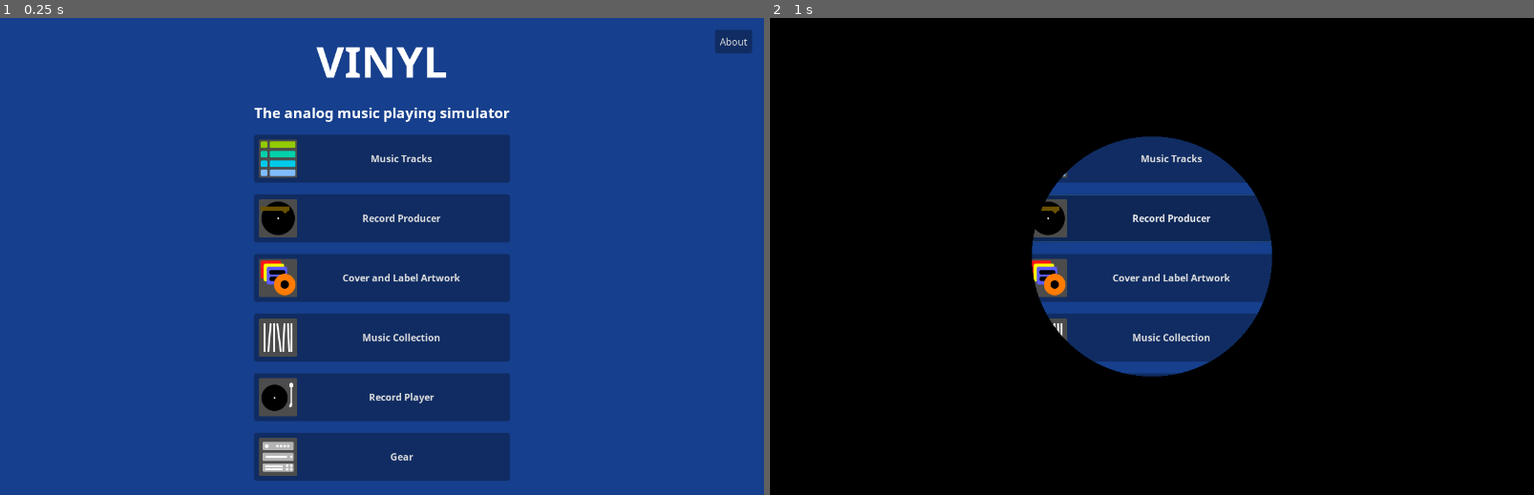
Above: before the commit, frames 1-2 (left to right).
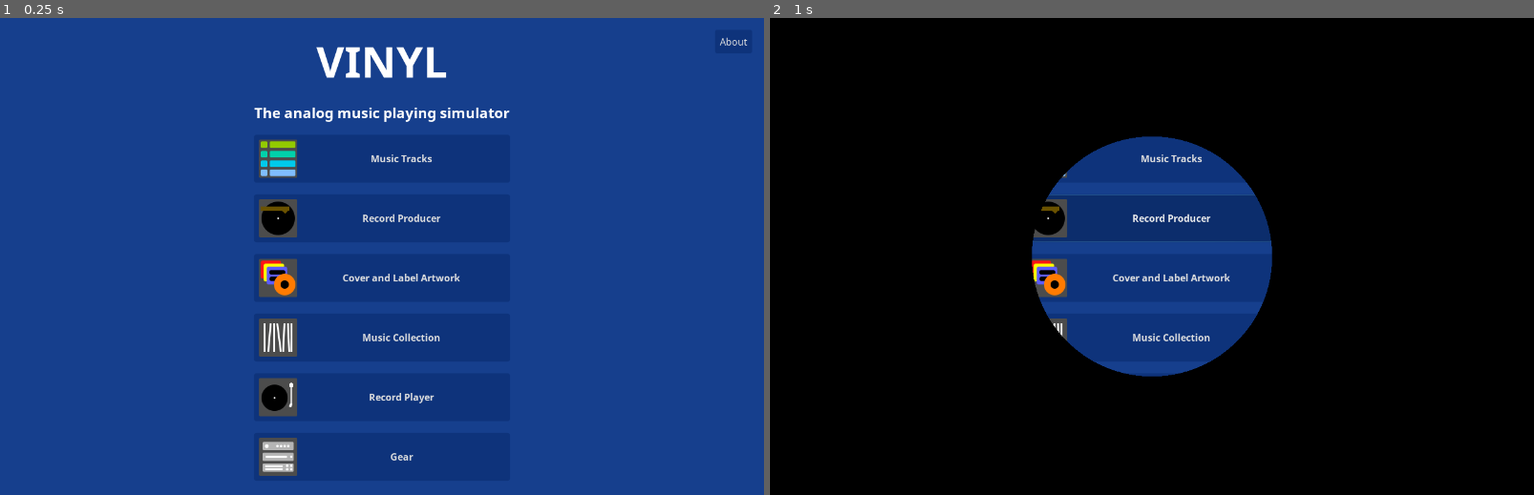
Above: after the commit, the same moments.

Repository: andrew-wilkes/vinyl
Game: Godot game, scene res://scenes/Main.tscn
The game is run twice, just before and just after one commit, with the same random seed, the same clock (stepped at 60 frames per second) and the same inputs.
Inputs:
- Up to frame 1 (0.25 s): no input
- Up to frame 2 (1 s): click "Record Producer" at 0.5 s

The runs differ from the first frame. In frame 1, 17% of the frame differs, in the area x 33-99%, y 2-97%; in frame 2, 6.1%.

Commit message:
Improve polish

Diff:
--- a/src/classes/settings.gd
+++ b/src/classes/settings.gd
@@ -9,12 +9,12 @@
 export var last_dir = ""
 export var last_image_dir = ""
 export var last_font_dir = ""
-export var volume = 8.0
+export var volume = 4.0
 export var bg_images = [null, null]
 export var deck_color = Color(0x003bb7ff)
 export var cart_color = Color(0xd79802ff)
 export var bg_color = Color(0x17408eff)
-export var fg_color = Color(0x12326eff)
+export var fg_color = Color(0x12419bff)
 export var bg_color_3d = [Color(0x434343ff), Color(0x434343ff)]
 export var bg_modes = [0, 0]
 export var bg_brightness = [50.0, 50.0]
--- a/src/global.gd
+++ b/src/global.gd
@@ -23,9 +23,9 @@
 
 
 func set_panel_color(theme):
-	theme.get_stylebox("normal", "Button").bg_color = settings.fg_color.darkened(0.1)
-	theme.get_stylebox("pressed", "Button").bg_color = settings.fg_color.darkened(0.3)
-	theme.get_stylebox("hover", "Button").bg_color = settings.fg_color.darkened(0.2)
+	theme.get_stylebox("normal", "Button").bg_color = settings.fg_color.darkened(0.2)
+	theme.get_stylebox("pressed", "Button").bg_color = settings.fg_color.darkened(0.4)
+	theme.get_stylebox("hover", "Button").bg_color = settings.fg_color.darkened(0.3)
 	theme.get_stylebox("disabled", "Button").bg_color = settings.fg_color.lightened(0.2)
 	theme.get_stylebox("panel", "PanelContainer").bg_color = settings.fg_color.lightened(0.1)
 	theme.get_stylebox("panel", "WindowDialog").border_color = settings.fg_color.lightened(0.2)
--- a/src/scenes/ArtDesigner.gd
+++ b/src/scenes/ArtDesigner.gd
@@ -157,19 +157,25 @@
 	var adjusters = get_node("%Adjusters")
 	adjusters.get_node("Length").editable = el.type in [ArtElement.LINE, ArtElement.ARC, ArtElement.ABROT]
 	adjusters.get_node("Length").value = el.length
-	adjusters.get_node("Size").editable = el.type in [ArtElement.AB, ArtElement.ABROT, ArtElement.BOX, ArtElement.SQR, ArtElement.CIRC, ArtElement.DOT, ArtElement.ARC]
+	set_adjuster_status(adjusters, "Size", el.type in [ArtElement.AB, ArtElement.ABROT, ArtElement.BOX, ArtElement.SQR, ArtElement.CIRC, ArtElement.DOT, ArtElement.ARC])
 	adjusters.get_node("Size").value = el.size
-	adjusters.get_node("Thickness").editable = el.type in [ArtElement.LINE, ArtElement.ARC, ArtElement.BOX, ArtElement.CIRC]
+	set_adjuster_status(adjusters, "Thickness", el.type in [ArtElement.LINE, ArtElement.ARC, ArtElement.BOX, ArtElement.CIRC])
 	adjusters.get_node("Thickness").value = el.thickness
 	adjusters.get_node("H2").value = el.color.h
 	adjusters.get_node("S2").value = el.color.s
 	adjusters.get_node("V2").value = el.color.v
 	adjusters.get_node("A2").value = el.color.a
-	adjusters.get_node("Rot").editable = not el.type in [ArtElement.CIRC, ArtElement.DOT]
+	set_adjuster_status(adjusters, "Rot", not el.type in [ArtElement.CIRC, ArtElement.DOT])
 	adjusters.get_node("Rot").value = el.rotation
 	adjusters.get_node("X").value = el.position.x
 	adjusters.get_node("Y").value = el.position.y
 	update_fill_color()
+
+
+func set_adjuster_status(adjusters, node_name, editable: bool):
+	var node = adjusters.get_node(node_name)
+	node.editable = editable
+	adjusters.get_child(node.get_index() - 1).modulate.a = 1.0 if editable else 0.3
 
 
 func set_fill_adjusters(color):
--- a/src/scenes/ArtDesigner.tscn
+++ b/src/scenes/ArtDesigner.tscn
@@ -635,6 +635,7 @@
 margin_right = 213.0
 margin_bottom = 566.0
 hint_tooltip = "Text"
+max_length = 29
 
 [node name="Sp" type="Control" parent="HB/RHS"]
 margin_top = 570.0
--- a/src/scenes/Info.tscn
+++ b/src/scenes/Info.tscn
@@ -28,12 +28,16 @@
 custom_fonts/bold_font = ExtResource( 1 )
 custom_fonts/normal_font = ExtResource( 2 )
 bbcode_enabled = true
-bbcode_text = "This software was created by [b]Andrew Wilkes[/b]. Development started July 7, 2022. v1.0 (Dec 1, 2022).
+bbcode_text = "This software was created by [b]Andrew Wilkes[/b]. Development started July 7, 2022.
+
+Version: v1.0 (Dec 31, 2022).
 
 If you enjoyed using this software, please consider [url=https://buymeacoffee.com/gdscriptdude]buying me a coffee[/url].
 
 Thanks!"
-text = "This software was created by Andrew Wilkes. Development started July 7, 2022. v1.0 (Dec 1, 2022).
+text = "This software was created by Andrew Wilkes. Development started July 7, 2022.
+
+Version: v1.0 (Dec 31, 2022).
 
 If you enjoyed using this software, please consider buying me a coffee.
 
@@ -61,7 +65,7 @@
 [b]Creating a record[/b]
 This is done in the Record Producer scene.
 
-Select tracks to add to side A and side B of a new record.
+Select tracks to add to side A and side B of a new record. Press the + buttons.
 Set the values for the record size and speed.
 The utilization indicator shows how the tracks might fit or not fit onto a physical vinyl disc.
 Even an impractical set of tracks will still be sqeezed into the simulated record play area.
@@ -105,7 +109,7 @@
 Creating a record
 This is done in the Record Producer scene.
 
-Select tracks to add to side A and side B of a new record.
+Select tracks to add to side A and side B of a new record. Press the + buttons.
 Set the values for the record size and speed.
 The utilization indicator shows how the tracks might fit or not fit onto a physical vinyl disc.
 Even an impractical set of tracks will still be sqeezed into the simulated record play area.
--- a/src/scenes/MusicLibrary.tscn
+++ b/src/scenes/MusicLibrary.tscn
@@ -83,7 +83,7 @@
 
 [node name="Details" type="PanelContainer" parent="c/M/VB/HB2"]
 unique_name_in_owner = true
-margin_right = 471.0
+margin_right = 410.0
 margin_bottom = 246.0
 mouse_filter = 2
 size_flags_horizontal = 3
@@ -91,14 +91,14 @@
 [node name="Items" type="VBoxContainer" parent="c/M/VB/HB2/Details"]
 margin_left = 10.0
 margin_top = 10.0
-margin_right = 461.0
+margin_right = 400.0
 margin_bottom = 236.0
 mouse_filter = 2
 size_flags_horizontal = 3
 custom_constants/separation = 10
 
 [node name="Label" type="Label" parent="c/M/VB/HB2/Details/Items"]
-margin_right = 451.0
+margin_right = 390.0
 margin_bottom = 23.0
 custom_fonts/font = ExtResource( 6 )
 text = "Album Title"
@@ -106,13 +106,13 @@
 [node name="Title" type="Label" parent="c/M/VB/HB2/Details/Items"]
 unique_name_in_owner = true
 margin_top = 33.0
-margin_right = 451.0
+margin_right = 390.0
 margin_bottom = 56.0
 custom_fonts/font = ExtResource( 5 )
 
 [node name="Label2" type="Label" parent="c/M/VB/HB2/Details/Items"]
 margin_top = 66.0
-margin_right = 451.0
+margin_right = 390.0
 margin_bottom = 89.0
 custom_fonts/font = ExtResource( 6 )
 text = "Band / Artist"
@@ -120,13 +120,13 @@
 [node name="Band" type="Label" parent="c/M/VB/HB2/Details/Items"]
 unique_name_in_owner = true
 margin_top = 99.0
-margin_right = 451.0
+margin_right = 390.0
 margin_bottom = 122.0
 custom_fonts/font = ExtResource( 5 )
 
 [node name="Label3" type="Label" parent="c/M/VB/HB2/Details/Items"]
 margin_top = 132.0
-margin_right = 451.0
+margin_right = 390.0
 margin_bottom = 155.0
 custom_fonts/font = ExtResource( 6 )
 text = "Side A"
@@ -134,14 +134,14 @@
 [node name="SideA" type="ItemList" parent="c/M/VB/HB2/Details/Items"]
 unique_name_in_owner = true
 margin_top = 165.0
-margin_right = 451.0
+margin_right = 390.0
 margin_bottom = 174.0
 mouse_filter = 2
 auto_height = true
 
 [node name="Label4" type="Label" parent="c/M/VB/HB2/Details/Items"]
 margin_top = 184.0
-margin_right = 451.0
+margin_right = 390.0
 margin_bottom = 207.0
 custom_fonts/font = ExtResource( 6 )
 text = "Side B"
@@ -149,17 +149,18 @@
 [node name="SideB" type="ItemList" parent="c/M/VB/HB2/Details/Items"]
 unique_name_in_owner = true
 margin_top = 217.0
-margin_right = 451.0
+margin_right = 390.0
 margin_bottom = 226.0
 mouse_filter = 2
 auto_height = true
 
 [node name="Control" type="Control" parent="c/M/VB/HB2"]
-margin_left = 475.0
+margin_left = 414.0
 margin_right = 947.0
 margin_bottom = 246.0
 mouse_filter = 2
 size_flags_horizontal = 3
+size_flags_stretch_ratio = 1.3
 
 [node name="Cent" type="CenterContainer" parent="c"]
 anchor_top = 1.0
@@ -198,9 +199,6 @@
 [node name="shelves" type="MeshInstance" parent="."]
 mesh = ExtResource( 9 )
 material/0 = SubResource( 4 )
-__meta__ = {
-"_edit_lock_": true
-}
 
 [node name="WE" type="WorldEnvironment" parent="."]
 environment = SubResource( 5 )
--- a/src/scenes/Turntable.gd
+++ b/src/scenes/Turntable.gd
@@ -304,7 +304,7 @@
 	var on_record = false
 	if Input.is_key_pressed(KEY_3):
 		prints(arm.rotation_degrees.x, arm_base.rotation_degrees.y)
-	if arm.rotation_degrees.x <= -1.665 and arm_base.rotation_degrees.y <= -5.0:
+	if arm.rotation_degrees.x <= -1.753 and arm_base.rotation_degrees.y <= -4.53:
 		if arm_base.rotation_degrees.y >= arm_rot_y_limit:
 			on_record = true
 		else:
--- a/src/scenes/Turntable.tscn
+++ b/src/scenes/Turntable.tscn
@@ -328,7 +328,7 @@
 unique_name_in_owner = true
 
 [node name="Sleeve" parent="c/M/VB/HB2/Details/Items/VPC/Viewport/Record" index="0"]
-transform = Transform( 0.979772, 0, 0.200115, 0, 1, 0, -0.200115, 0, 0.979772, 0, 0, 0 )
+transform = Transform( 0.97918, 0, 0.202992, 0, 1, 0, -0.202992, 0, 0.97918, 0, 0, 0 )
 
 [node name="disc" parent="c/M/VB/HB2/Details/Items/VPC/Viewport/Record/Sleeve" index="1"]
 transform = Transform( -4.37114e-08, 1, -4.37114e-08, 0, -4.37114e-08, -1, -1, -4.37114e-08, 1.91069e-15, 0, 0, 0 )
